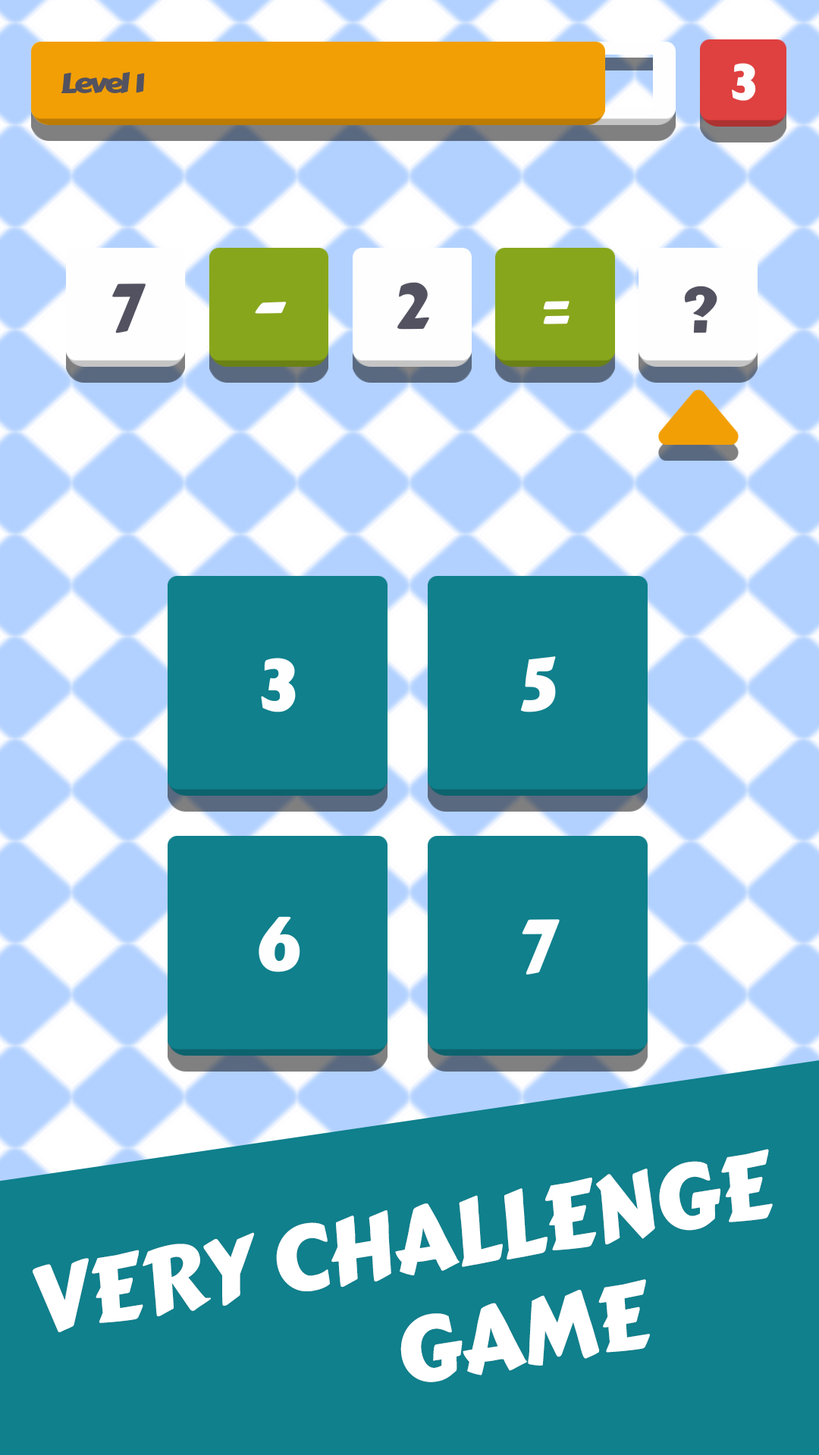
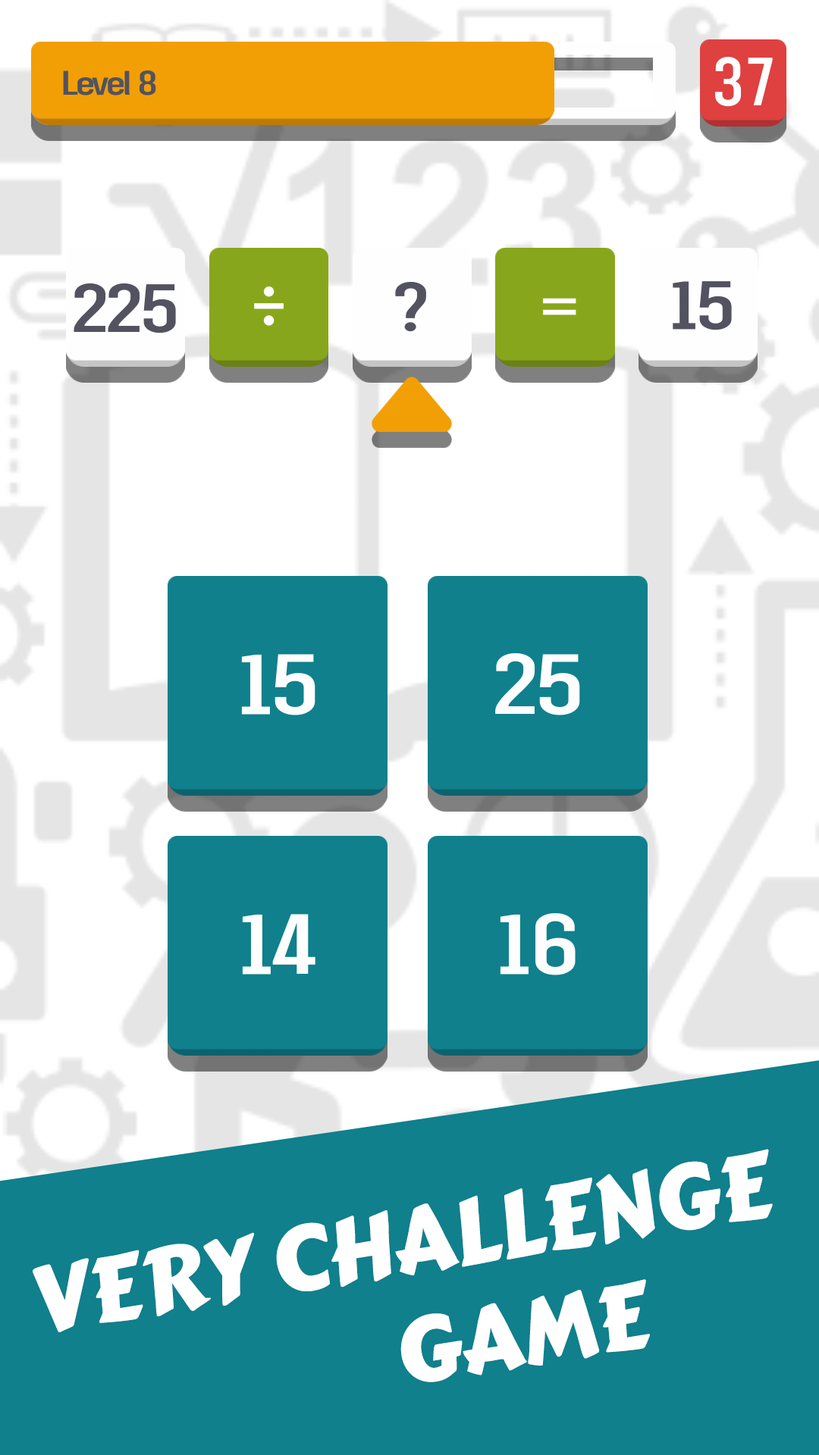
Two versions of the same layered image (819 x 1455). Layer-by-layer changes:
painted on "VERY CHALLENGE GAME" over [53, 1177, 690, 1344]
renamed "Background" to "Layer 1", painted on it over [0, 0, 819, 1344]
